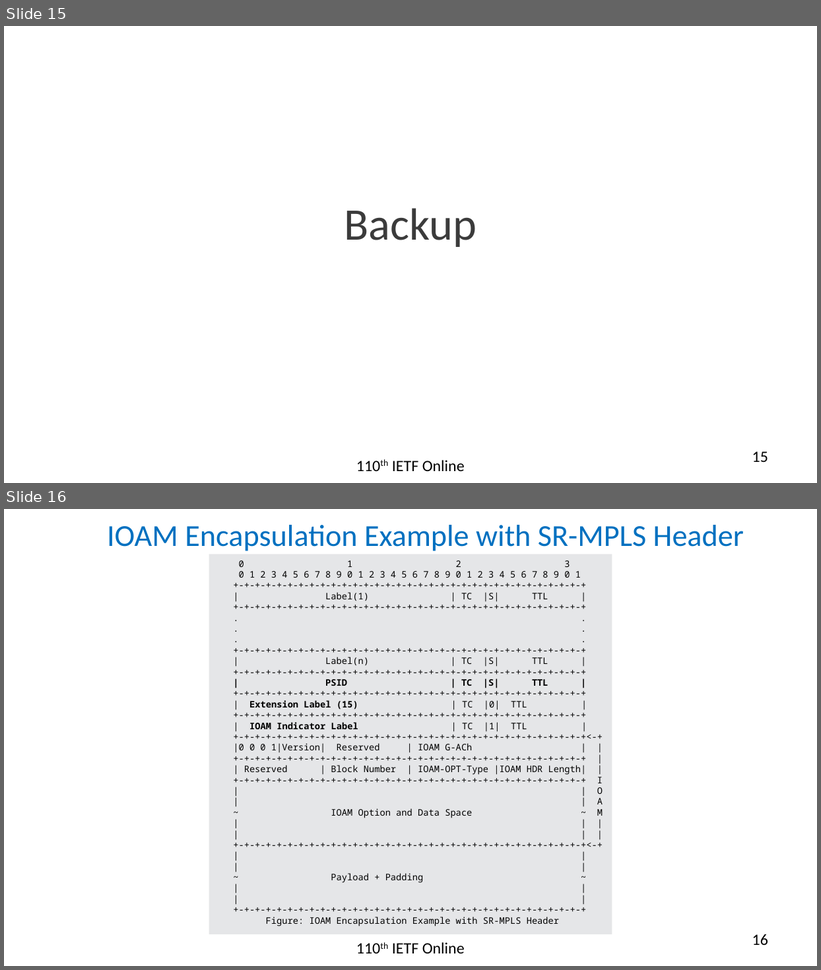
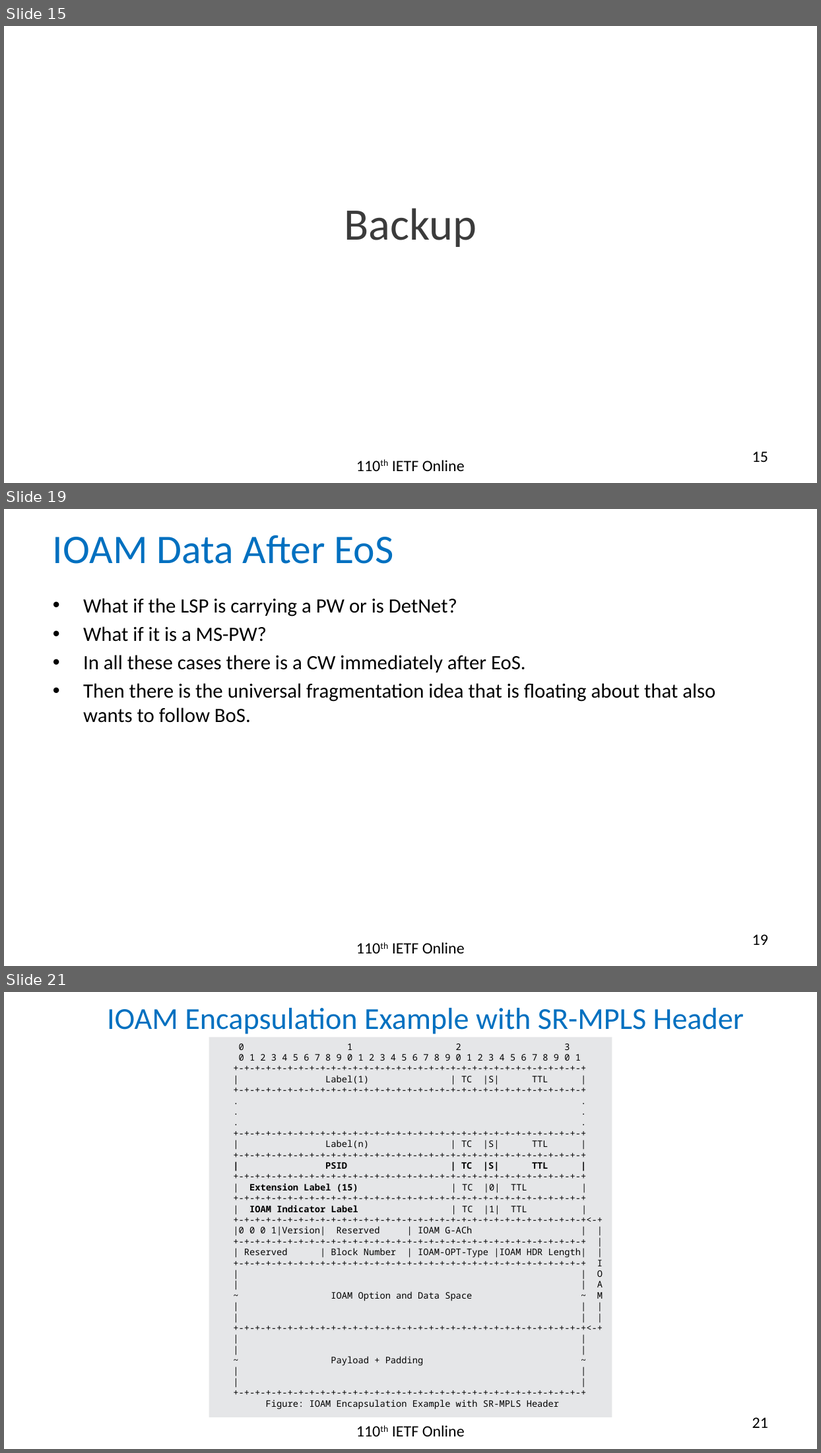
Before and after one commit to rakgandhi/ietf-slides, a slide deck: draft-gandhi-mpls-ioam-sr-05.pptx. Shown one above the other, each under a label of ours: slides 15 and 16 before the commit, slides 15, 19 and 21 after it; the slides between them are not shown. The pictures are 821x970 and 821x1453 pixels, drawn with LibreOffice and Linux fonts; fonts in the diff are those of the drawing. Boxes give left, top, right and bottom in pixels: in the first picture for what was removed or moved away, otherwise in the second. Text is boxed around its words. In the diff, an @@ line names an element or a change of style, - is before the commit and + after.

```diff
--- a/draft-gandhi-mpls-ioam-sr-05.pptx
+++ b/draft-gandhi-mpls-ioam-sr-05.pptx
@@ slide 19 added at box(4, 509, 817, 966), background #FFFFFF @@
@@ title added at box(53, 535, 394, 564), 36 pt, text #0070C0 @@
+IOAM Data After EoS
@@ text added at box(83, 598, 715, 723), 18 pt, text #000000 @@
+• What if the LSP is carrying a PW or is DetNet?
+• What if it is a MS-PW?
+• In all these cases there is a CW immediately after EoS.
+• Then there is the universal fragmentation idea that is floating about that also wants to follow BoS.
@@ text added at box(392, 943, 465, 954), 14 pt, text #000000 @@
+110th IETF Online
@@ page number added at box(752, 935, 768, 945), 14 pt, text #000000 @@
+19
@@ what was slide 16 is now slide 21 @@
@@ page number at box(752, 1418, 768, 1428): text changed @@
-16
+21
```
Also in this commit, not shown: 4 slides changed, 4 other slides added, 1 other file.
